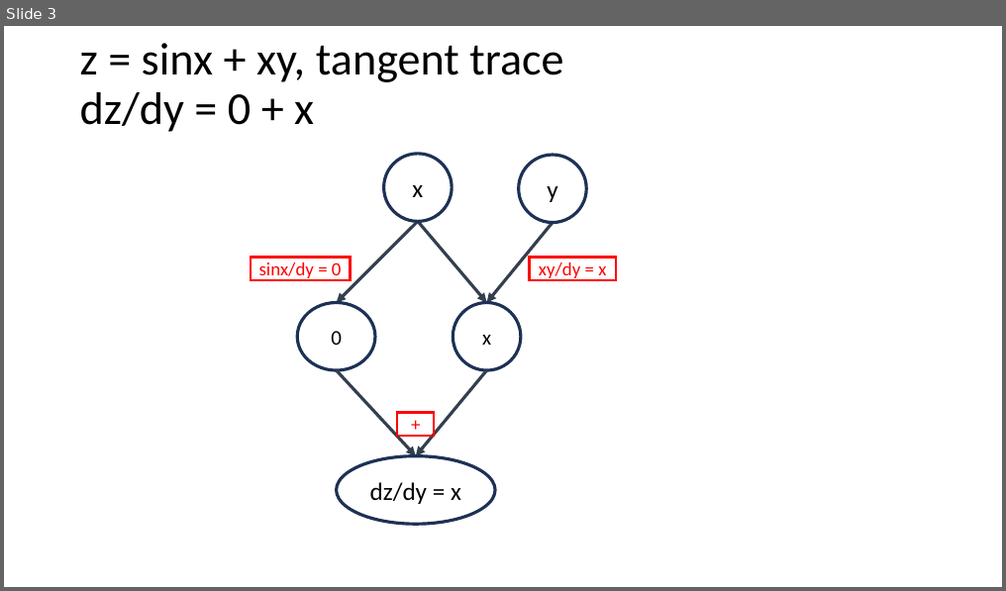
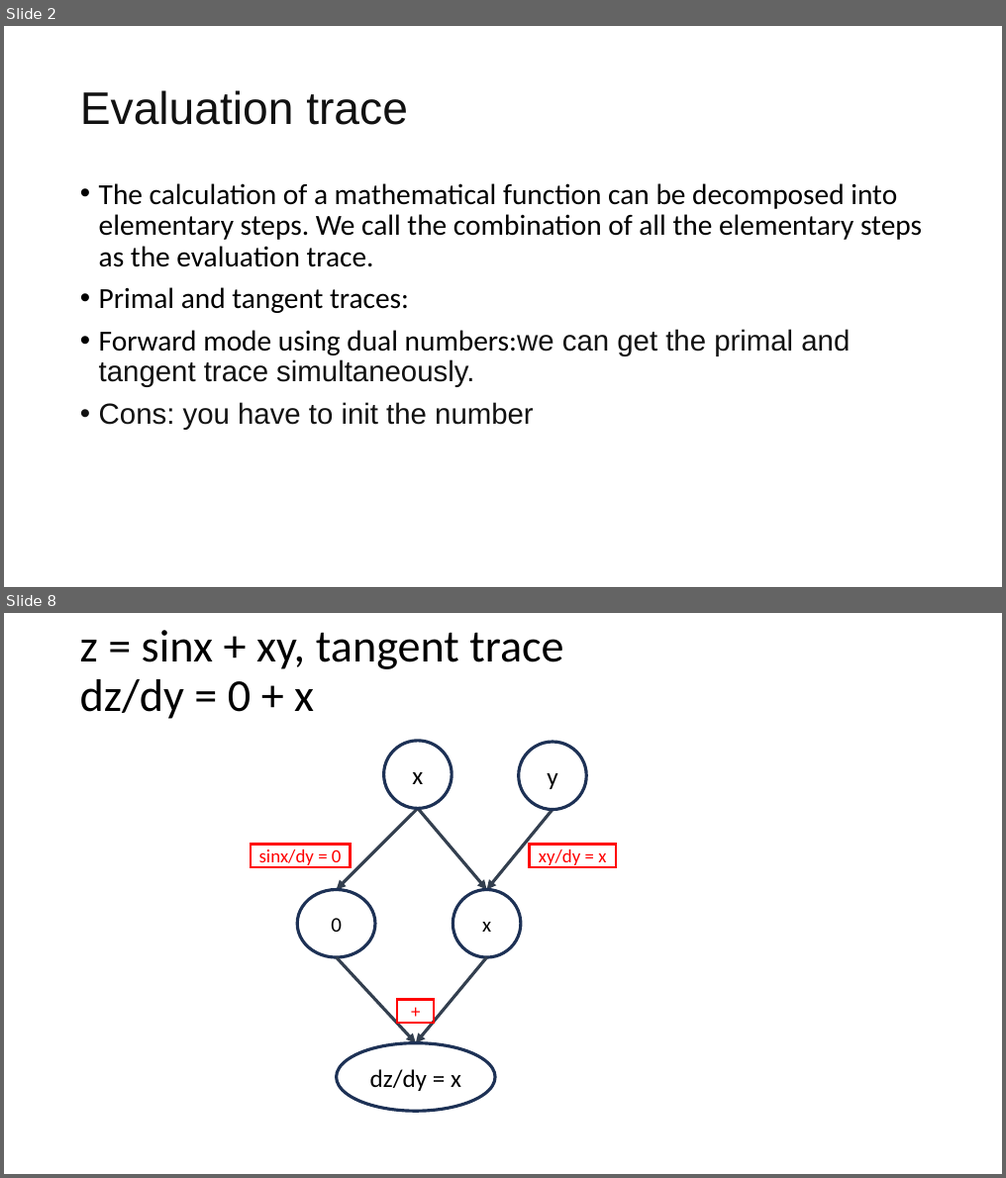
Before and after one commit to mincongzhang/AAD, a slide deck: AAD_Backward.pptx. Shown one above the other, each under a label of ours: slide 3 before the commit, slides 2 and 8 after it; the slides between them are not shown. The pictures are 1006x591 and 1006x1178 pixels, drawn with LibreOffice and Linux fonts; fonts in the diff are those of the drawing. Boxes give left, top, right and bottom in pixels: in the first picture for what was removed or moved away, otherwise in the second. Text is boxed around its words. In the diff, an @@ line names an element or a change of style, - is before the commit and + after.

```diff
--- a/AAD_Backward.pptx
+++ b/AAD_Backward.pptx
@@ slide 2 added at bbox=[4, 26, 1002, 587], background #FFFFFF @@
@@ title added at bbox=[80, 90, 408, 125], 44 pt, text #111111 @@
+Evaluation trace
@@ text added at bbox=[99, 183, 922, 430], 28 pt, text #000000 @@
+• The calculation of a mathematical function can be decomposed into elementary steps. We call the combination of all the elementary steps as the evaluation trace.
+• Primal and tangent traces:
+• Forward mode using dual numbers:we can get the primal and tangent trace simultaneously.
+• Cons: you have to init the number
@@ what was slide 3 is now slide 8 @@
```
Also in this commit, not shown: 2 slides changed, 6 other slides added.
